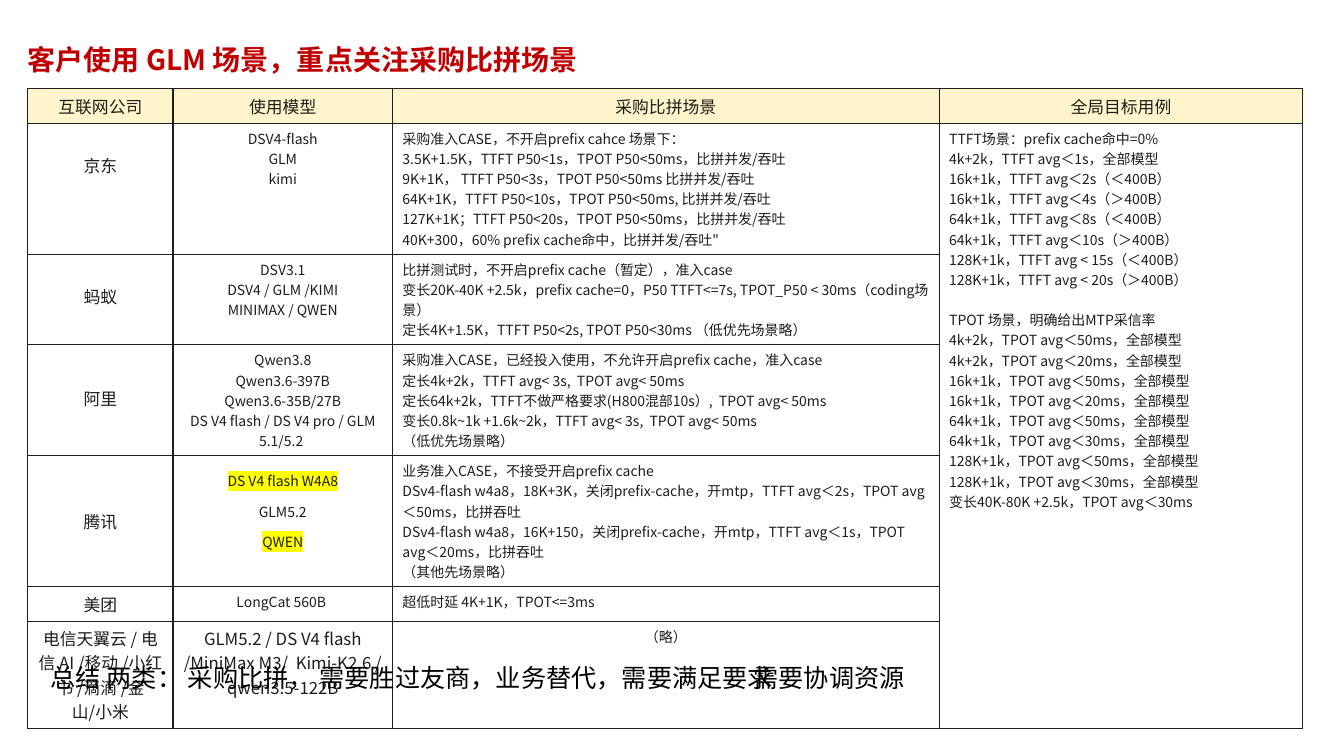
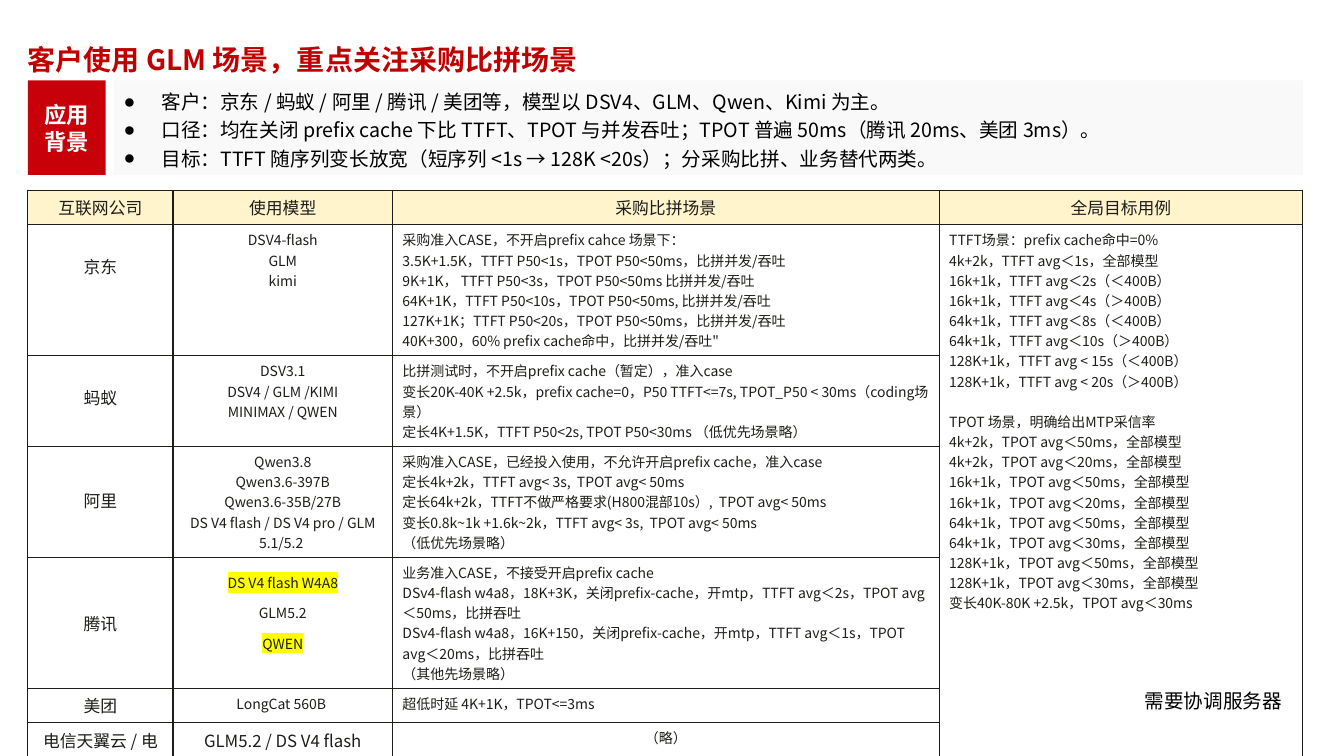
Before and after one commit to sui-zhiyuan/mindvault, a slide deck: slide 13 of slides/Rust_planning.pptx. Drawn at 1344x756 pixels with LibreOffice and Linux fonts; fonts in the diff are those of the drawing; background and template pictures are left out. Boxes give left, top, right and bottom in pixels: in the first picture for what was removed or moved away, otherwise in the second. Text is boxed around its words. In the diff, an @@ line names an element or a change of style, - is before the commit and + after.

Commit message:
docs: rework the issue and customer pages of the Rust planning deck
Page 3 no longer carries a single table: the outstanding issues became a
text block on the left, and the status of alignment with each delivery
direction — CubeSandbox, PVM and SGLang — became its own table naming the
contact and the agreed scope, closed by a four-line summary. Page 13 gained
a background band that states which models are in play, on what terms the
comparison runs (prefix cache off, TTFT/TPOT and throughput) and against
which targets, so the customer table below reads as evidence instead of a
wall of cases.

```diff
--- a/slides/Rust_planning.pptx
+++ b/slides/Rust_planning.pptx
@@ rectangle added at (x1=28, y1=81, x2=106, y2=175), fill #C7000A, 16 pt, text #FFFFFF, bold @@
+应用
+背景
@@ text added at (x1=161, y1=92, x2=1100, y2=169), 14 pt, text #000000 @@
+● 客户：京东 / 蚂蚁 / 阿里 / 腾讯 / 美团等，模型以 DSV4、GLM、Qwen、Kimi 为主。
+● 口径：均在关闭 prefix cache 下比 TTFT、TPOT 与并发吞吐；TPOT 普遍 50ms（腾讯 20ms、美团 3ms）。
+● 目标：TTFT 随序列变长放宽（短序列 <1s → 128K <20s）；分采购比拼、业务替代两类。
@@ table resized from (x1=28, y1=89, x2=1304, y2=725) to (x1=28, y1=190, x2=1304, y2=753) @@
@@ text removed at (x1=51, y1=661, x2=773, y2=693) @@
-总结 两类： 采购比拼， 需要胜过友商，业务替代，需要满足要求
@@ text at (x1=1144, y1=691, x2=1281, y2=710): text changed; size 18 to 14 pt @@
-需要协调资源
+需要协调服务器
```
Also in this commit, not shown: 1 other slide changed.
